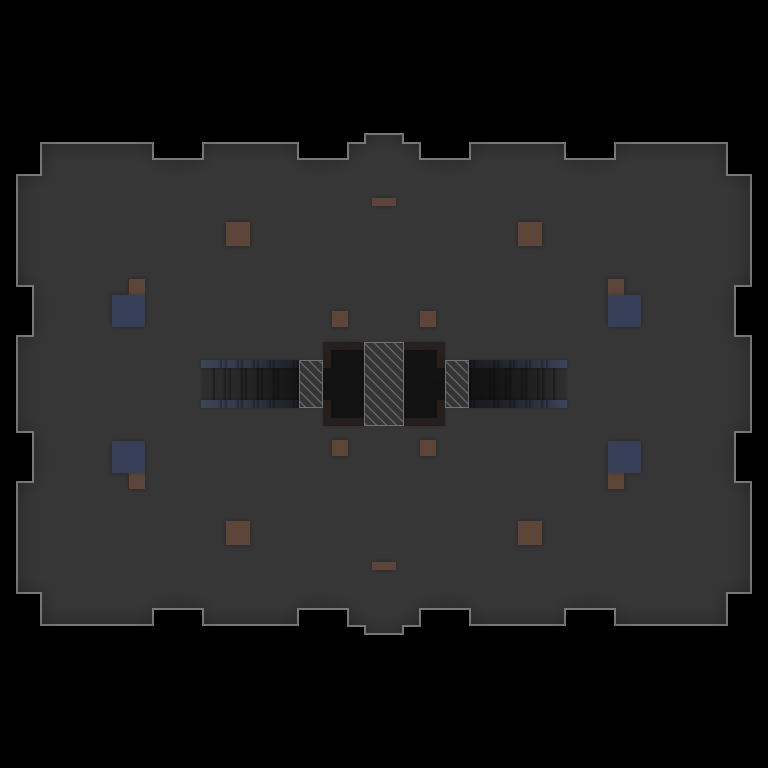
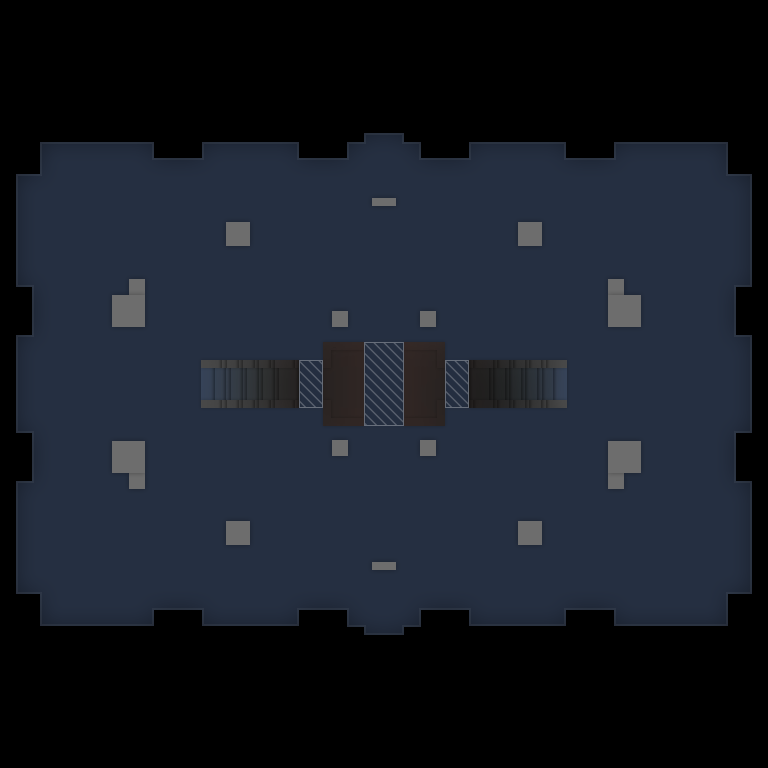
Comparing the layer stacks of the two 768 × 768 images. Changes:
painted on "Shadows" over [301, 360, 467, 407]
painted on "Crates 1" over [112, 198, 641, 570]
painted on "Crates 2" over [129, 279, 624, 489]
painted on "Layer 1" over [201, 350, 567, 418]
